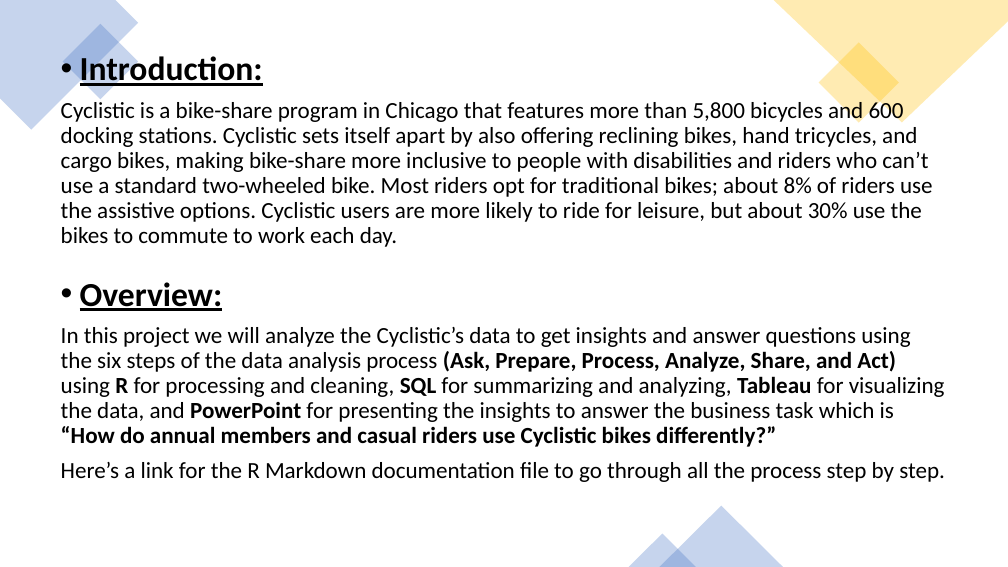
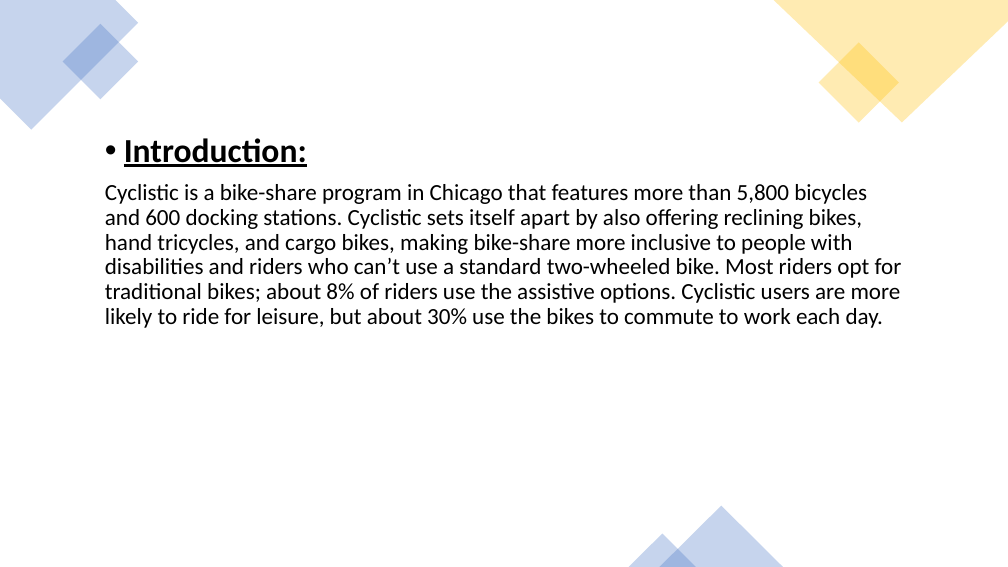
Before and after one commit to a7mdNasrr/Cyclistic-bike-share, a slide deck: slide 2 of Bike Share Presentation.pptx. Drawn at 1008x567 pixels with LibreOffice and Linux fonts; fonts in the diff are those of the drawing. Boxes give left, top, right and bottom in pixels: in the first picture for what was removed or moved away, otherwise in the second. Text is boxed around its words. In the diff, an @@ line names an element or a change of style, - is before the commit and + after.

```diff
--- a/Bike Share Presentation.pptx
+++ b/Bike Share Presentation.pptx
@@ text "Introduction:": place and size @@
-text "Introduction:" at (61, 53, 945, 482)
+text "Introduction:" at (105, 138, 902, 328)
@@ text at (61, 282, 945, 482): paragraphs removed @@
-• Overview:
-In this project we will analyze the Cyclistic’s data to get insights and answer questions using the six steps of the data analysis process (Ask, Prepare, Process, Analyze, Share, and Act) using R for processing and cleaning, SQL for summarizing and analyzing, Tableau for visualizing the data, and PowerPoint for presenting the insights to answer the business task which is “How do annual members and casual riders use Cyclistic bikes differently?”
-Here’s a link for the R Markdown documentation file to go through all the process step by step.
```
Also in this commit, not shown: 9 other slides changed, 3 slides added, 2 other files.
